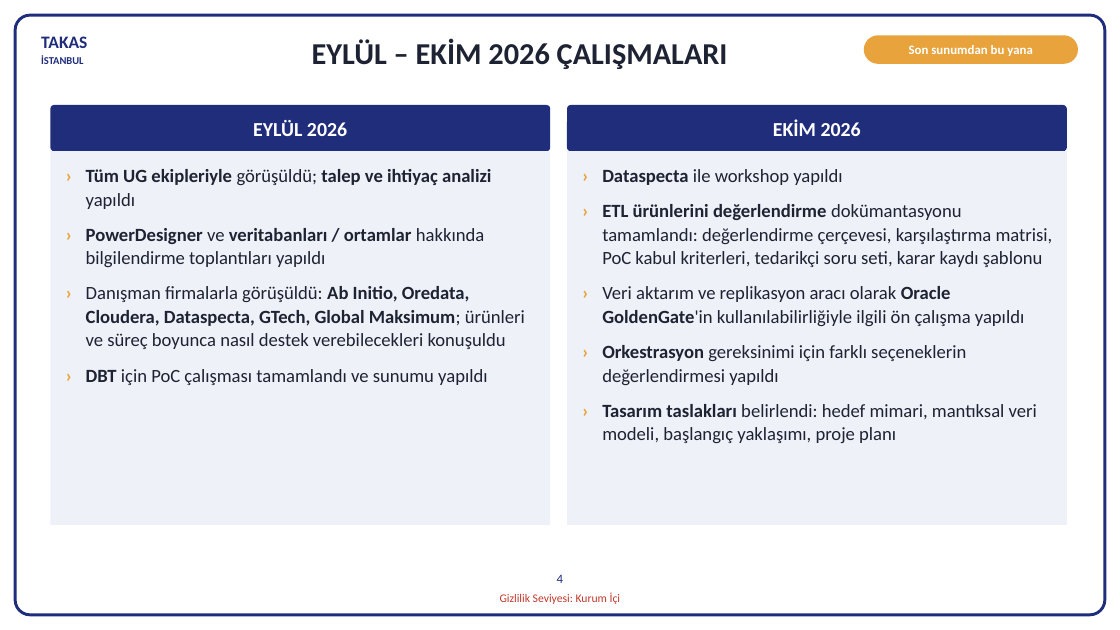
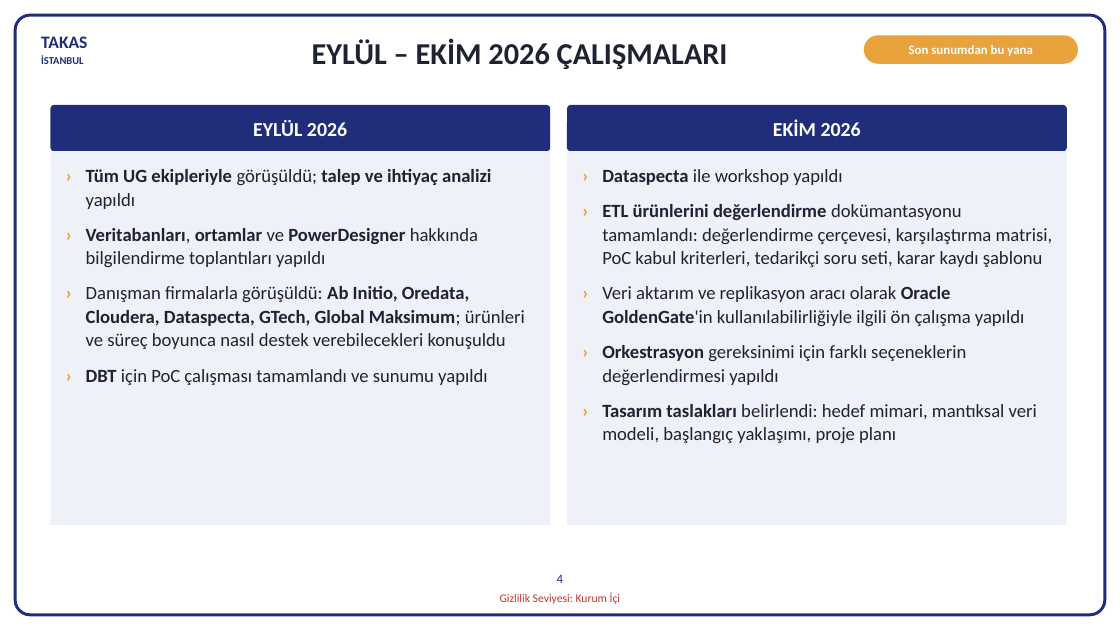
Before and after one commit to hanifidemirel0/Cursor-Projects, a slide deck: slide 4 of outputs/dwh-sunum-kasim-2026/5 - DWHSunum_Kasim2026.pptx. Drawn at 1120x630 pixels with LibreOffice and Linux fonts; fonts in the diff are those of the drawing. Boxes give left, top, right and bottom in pixels: in the first picture for what was removed or moved away, otherwise in the second. Text is boxed around its words. In the diff, an @@ line names an element or a change of style, - is before the commit and + after.

```diff
--- a/outputs/dwh-sunum-kasim-2026/5 - DWHSunum_Kasim2026.pptx
+++ b/outputs/dwh-sunum-kasim-2026/5 - DWHSunum_Kasim2026.pptx
@@ text at [86, 228, 478, 267]: text changed @@
-› PowerDesigner ve veritabanları / ortamlar hakkında bilgilendirme toplantıları yapıldı
+› Veritabanları, ortamlar ve PowerDesigner hakkında bilgilendirme toplantıları yapıldı
```
Also in this commit, not shown: 2 other files.
